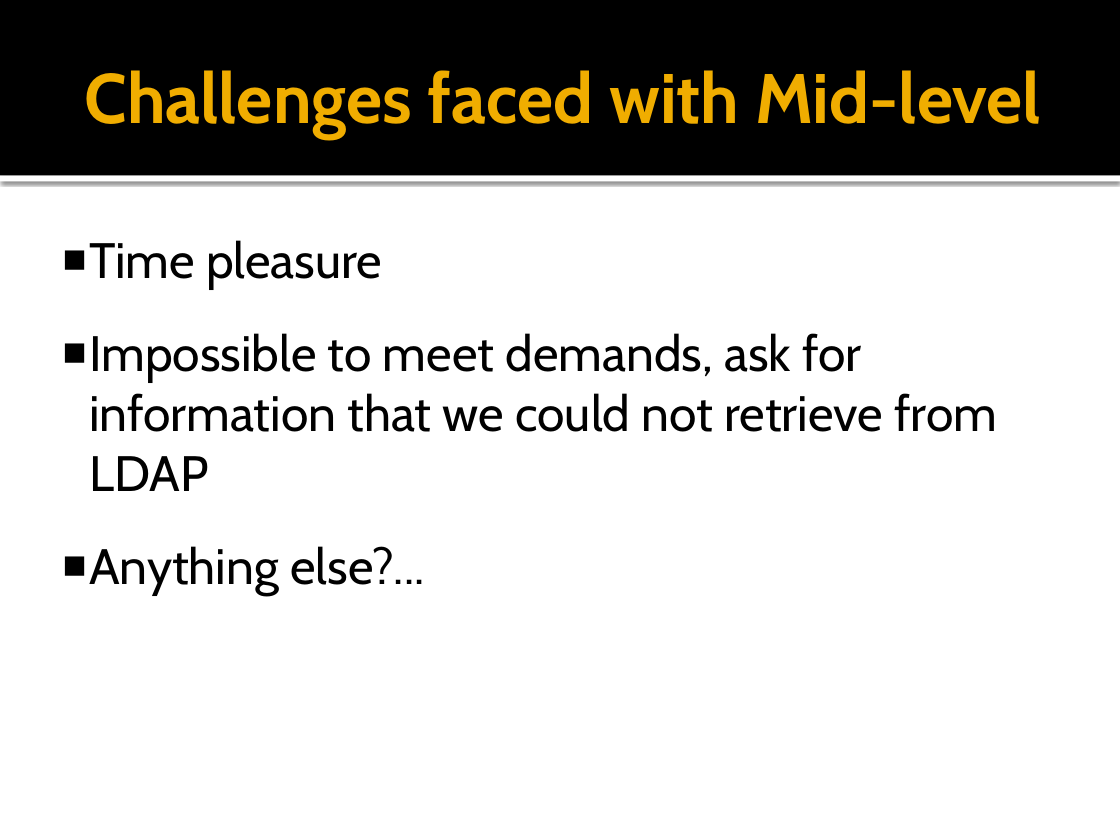
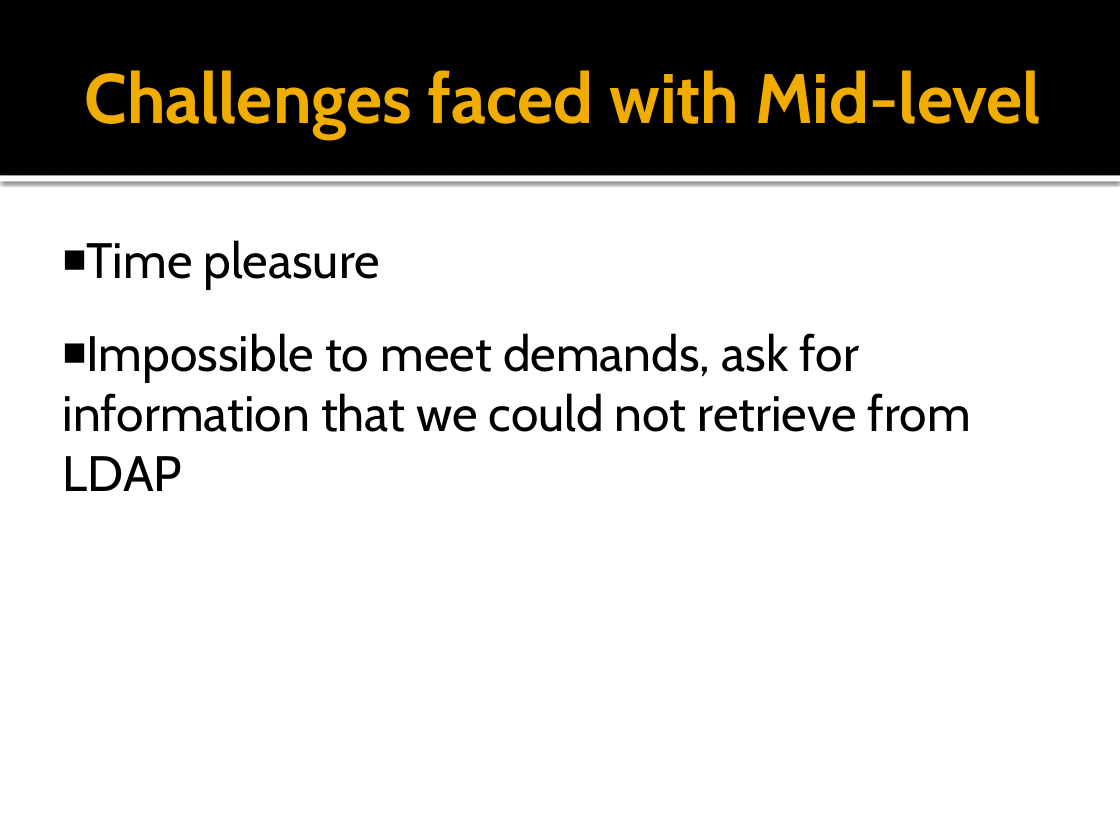
Before and after one commit to erosslee/COS301_CSDS-A, a slide deck: slide 10 of CSDS_a Presentation.pptx (slide 9 before the commit). Drawn at 1120x840 pixels with LibreOffice and Linux fonts; fonts in the diff are those of the drawing. Boxes give left, top, right and bottom in pixels: in the first picture for what was removed or moved away, otherwise in the second. Text is boxed around its words. In the diff, an @@ line names an element or a change of style, - is before the commit and + after.

```diff
--- a/CSDS_a Presentation.pptx
+++ b/CSDS_a Presentation.pptx
@@ text at [89,546,424,595]: paragraph removed @@
-■ Anything else?...
```
Also in this commit, not shown: 5 other slides changed, 2 slides added, 1 slide removed, 1 other file.
